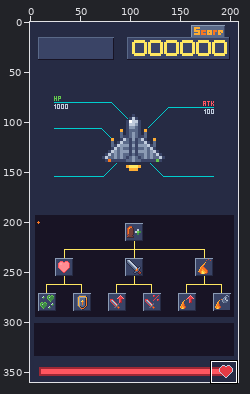
Two states of a pixel-art file, assets/images/inforect.ase. The first picture is a wide view before the edit; the outline marks the close-up.
Close-up. As it was:
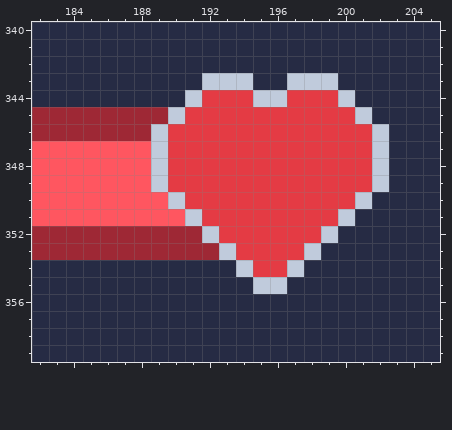
208x360 pixels, 1 frame. Shown: x 182..205, y 340..359. The commit also changed other parts of the picture, which this record leaves out.
New version:
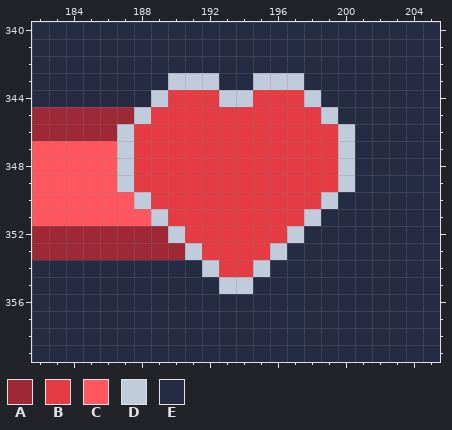
Palette (. is transparent): A #9e2835  B #e43b44  C #ff5660  D #c0cbdc  E #262b44
What changed:
Layer "big areas":
y 343: x 190..191 EE -> DD; x 193..196 DDEE -> EEDD; x 198..199 DD -> EE
y 344: x 189..191 EED -> DBB; x 193..196 BBDD -> DDBB; x 198..200 BBD -> DEE
y 345: x 188..190 AAD -> DBB; x 199..201 BBD -> DEE
y 346: x 187..189 AAD -> DBB; x 200..202 BBD -> DEE
y 347..349: x 187..189 CCD -> DBB; x 200..202 BBD -> DEE
y 350: x 188..190 CCD -> DBB; x 199..201 BBD -> DEE
y 351: x 189..191 CCD -> DBB; x 198..200 BBD -> DEE
y 352: x 190..192 AAD -> DBB; x 197..199 BBD -> DEE
y 353: x 191..193 AAD -> DBB; x 196..198 BBD -> DEE
y 354: x 192..197 EEDBBD -> DBBDEE
y 355: x 193..196 EEDD -> DDEE
Pixel boxes of the changes (left, top, right, bottom) in both close-ups:
changed: (117, 73, 389, 294)
